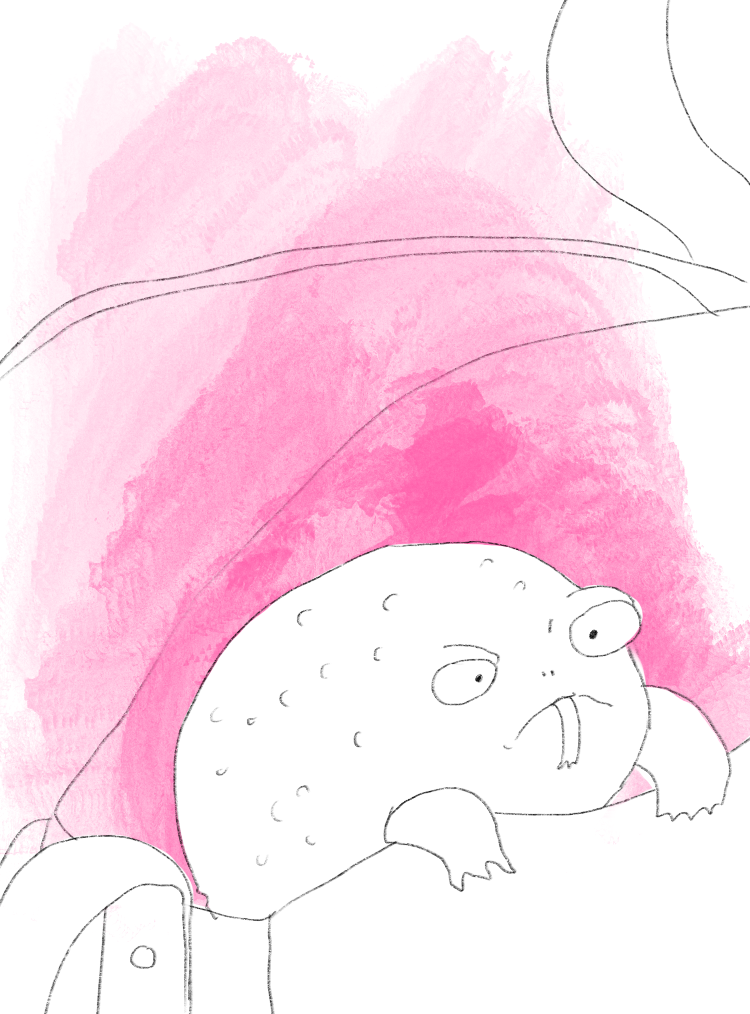
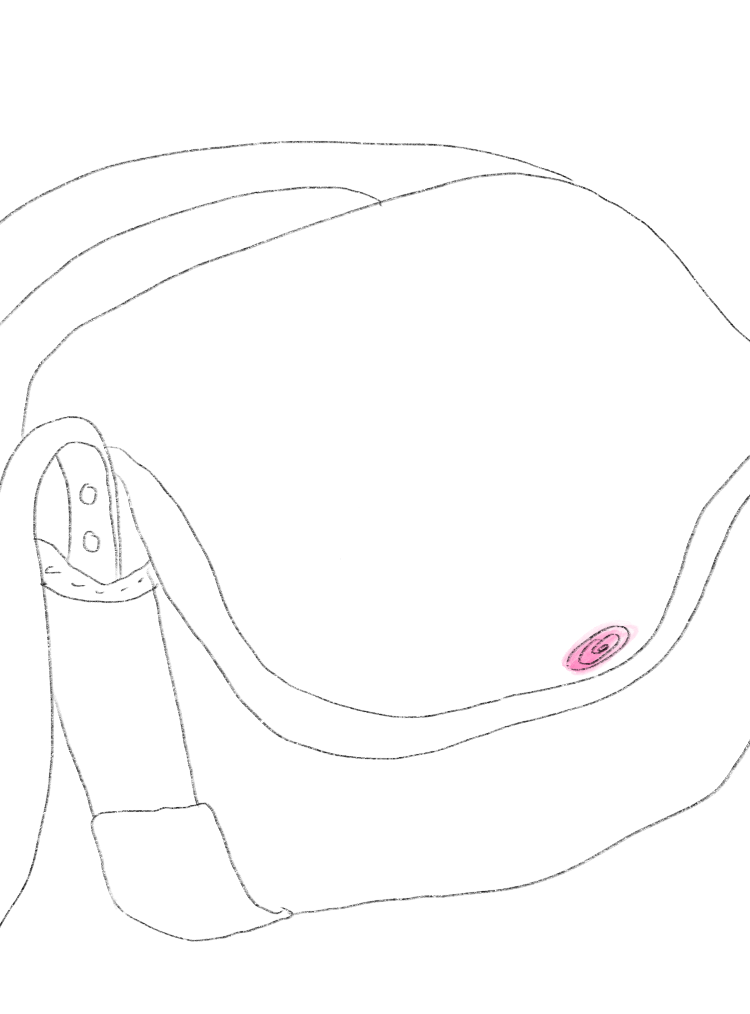
Before/after of a 750×1014 layered artwork. What changed in the layer stack:
hid "Ebene 3" (1st of 2) over [0, 0, 750, 1014]
renamed "Ebene 3" to "tasche zu", showed it over [0, 140, 750, 942]
hid "Hintergrund" over [0, 0, 750, 1014]
